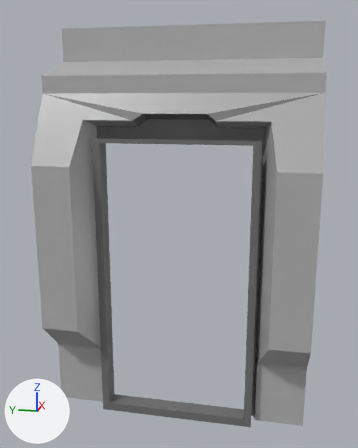
A saved change to the FBX model LD47/Assets/_Game/Meshes/Structural/duct tall entrance.fbx.
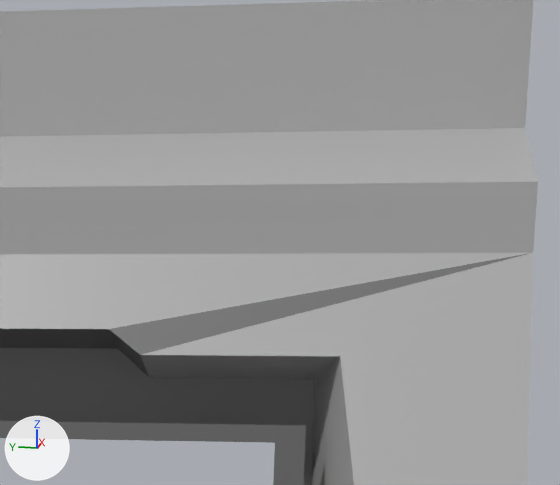
The first picture shows the older version from a 50 mm camera at (-4.5, -9.72, 2.44) aimed at (-0.91, -9.0, 1.54). The close-ups show both versions on the part from 49% to 93% of the width and 5% to 35% of the height of that picture. Every picture has the same lights, and +X, +Y and +Z are marked at lower left.

The scene before the commit, as lines of its bpy script (objects in view):
```python
me_cube_056 = bpy.data.meshes.new('Cube.056')
me_cube_056.from_pydata(...)  # 70 vertices, 60 faces; spans x -1.25..-0.6, y -1.0..1.0, z -0.02..3.0
# faces by material slot: [33, 27]
me_cube_056.materials.append(mat_light_gray)  # grey #b1b1b1
me_cube_056.materials.append(mat_dark)  # grey #707070
ob_wall_duct_002 = bpy.data.objects.new('Wall Duct.002', me_cube_056)
ob_wall_duct_002.location = (0.0, -9.0, 0.0)
```
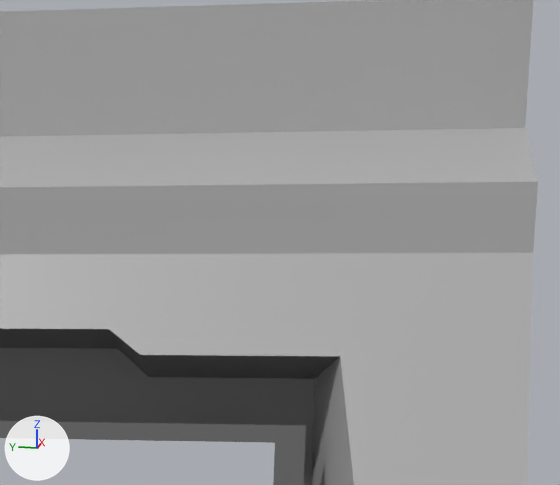
Edits to the bpy script that builds the scene:
```text
Change me_cube_056:
    where me_cube_056.from_pydata(...)  # 70 vertices, 60 faces; spans x -1.25..-0.6, y -1.0..1.0, z -0.02..3.0
    used by ob_wall_duct_002; location = (0.0, -9.0, 0.0)
    me_cube_056 part 1: all 2 faces centred in x -1.02, y -0.46..0.46, z 2.29 switch from mat_light_gray (grey #b1b1b1) to mat_dark (grey #707070)
    me_cube_056 part 2: all 2 faces centred in x -1.05, y -0.51..0.51, z 2.39 switch from mat_dark (grey #707070) to mat_light_gray (grey #b1b1b1)
```

What differs and where, as boxes [x1, y1, x2, y2] in the close-ups (560 x 485 px):
part 1 of me_cube_056, recoloured: [140, 355, 340, 379] in both
part 2 of me_cube_056, recoloured: [109, 253, 530, 355] in both
